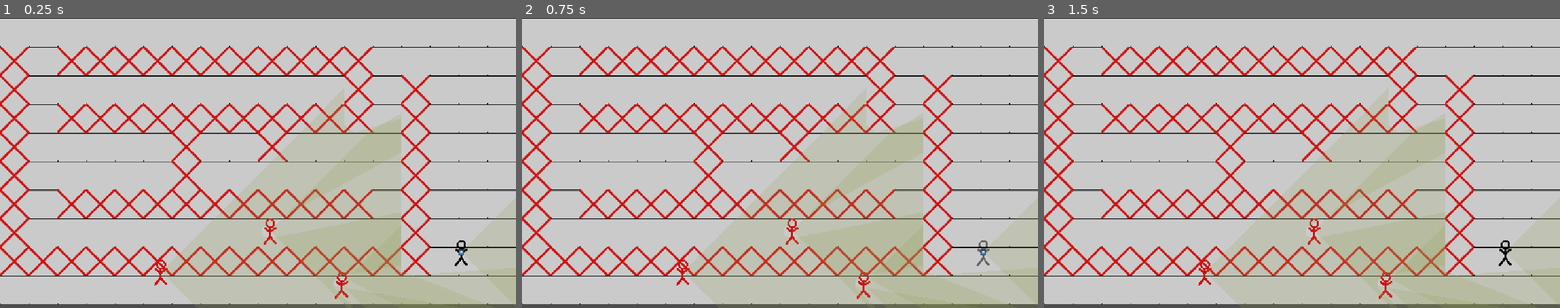
Above: before the commit, frames 1-3 (left to right).
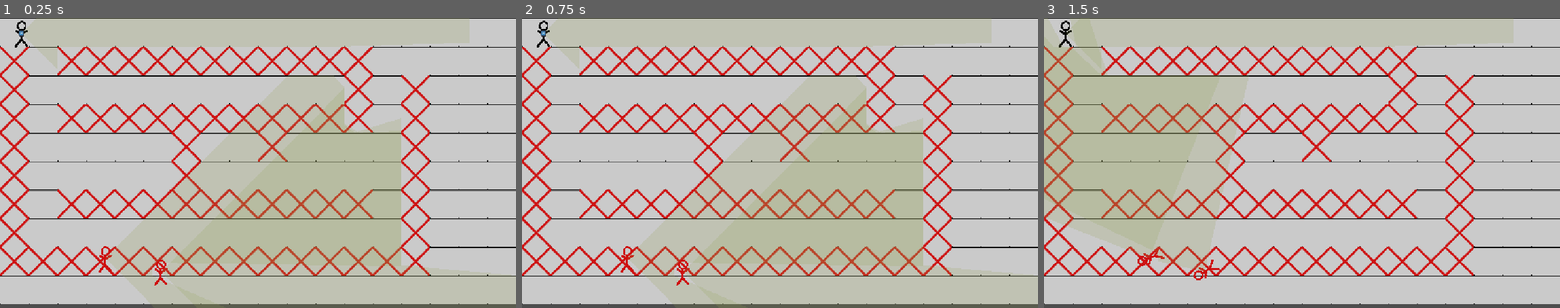
Above: after the commit, the same moments.

Repository: NevenIlincic/Tactical_Move
Game: Godot game, scene res://Scenes/Test_Scene.tscn
Same seed, same stepped clock (60 frames per second), same inputs: the game is played once before the commit and once after it. The engine's default icon, where the game draws it, is replaced by a stand-in: a white triangle on a blue panel in a dark square.
Inputs (mouse positions are in pixels of both pictures, inside the frame that each line leads up to):
- Up to frame 1 (0.25 s): no input
- Up to frame 2 (0.75 s): tap Enter at 0.5 s; move the mouse to (981, 252) at 0.52 s; press the mouse at (981, 252) at 0.53 s
- Up to frame 3 (1.5 s): tap W (reset_look_at_path) at 1.25 s; move the mouse to (1198, 177) at 1.27 s; release the mouse at (1198, 177) at 1.28 s; tap Space (move_confirm) at 1.35 s; click (1198, 177) at 1.42 s

The runs differ from the first frame. In frame 1, 1.9% of the frame differs, in the area x 2-100%, y 0-99%; in frame 2, 1.9%; in frame 3, 27%, in the area x 0-100%, y 0-100%.

Commit message:
[ADD] Player target line on enemy lock

Diff:
--- a/Resources/Weapon_Stats/Pistol_Stats.tres
+++ b/Resources/Weapon_Stats/Pistol_Stats.tres
@@ -5,7 +5,7 @@
 
 [sub_resource type="Resource" id="Resource_mykrp"]
 script = ExtResource("1_eih0w")
-base_value = 2.0
+base_value = 10.0
 metadata/_custom_type_script = "uid://bencr8mnns7ut"
 
 [sub_resource type="Resource" id="Resource_sr62i"]
@@ -30,7 +30,7 @@
 
 [sub_resource type="Resource" id="Resource_8c5ma"]
 script = ExtResource("1_eih0w")
-base_value = 3.0
+base_value = 0.5
 metadata/_custom_type_script = "uid://bencr8mnns7ut"
 
 [resource]
--- a/Scenes/Enemy/Enemy.tscn
+++ b/Scenes/Enemy/Enemy.tscn
@@ -8,7 +8,7 @@
 [sub_resource type="CircleShape2D" id="CircleShape2D_02vxf"]
 radius = 20.0
 
-[node name="Enemy" type="Node2D" unique_id=1440065138 groups=["enemy_node"]]
+[node name="Enemy" type="Node2D" unique_id=1440065138 groups=["enemy_node", "soldier"]]
 script = ExtResource("1_02vxf")
 
 [node name="Enemy_Sprite" type="Sprite2D" parent="." unique_id=1264594983]
@@ -23,7 +23,7 @@
 max_range = 1000.0
 ray_count = 30.0
 
-[node name="Vision_Center_Line" type="Line2D" parent="Vision_Polygon" unique_id=1406944396]
+[node name="Enemy_Target_Line" type="Line2D" parent="Vision_Polygon" unique_id=1406944396]
 visible = false
 show_behind_parent = true
 texture_filter = 1
--- a/Scenes/Player/Player.tscn
+++ b/Scenes/Player/Player.tscn
@@ -11,7 +11,7 @@
 [sub_resource type="RectangleShape2D" id="RectangleShape2D_06txj"]
 size = Vector2(60, 60)
 
-[node name="Player" type="Node2D" unique_id=1108589071 groups=["Player"]]
+[node name="Player" type="Node2D" unique_id=1108589071 groups=["Player", "soldier"]]
 script = ExtResource("1_ft8w5")
 
 [node name="Player_Path_Line" type="Line2D" parent="." unique_id=2110637716]
@@ -35,7 +35,7 @@
 script = ExtResource("4_t26db")
 max_range = 1000.0
 
-[node name="Vision_Center_Line" type="Line2D" parent="Vision_Polygon" unique_id=1477870436]
+[node name="Enemy_Target_Line" type="Line2D" parent="Vision_Polygon" unique_id=1477870436]
 show_behind_parent = true
 texture_filter = 1
 texture_repeat = 2
--- a/Scenes/Test_Scene.tscn
+++ b/Scenes/Test_Scene.tscn
@@ -10,7 +10,6 @@
 [ext_resource type="Script" uid="uid://cubw4ogrqm6po" path="res://Scripts/Weapon/weapon.gd" id="6_mykrp"]
 [ext_resource type="Script" uid="uid://bqnc1ha42r85" path="res://Scripts/Weapon/pistol.gd" id="7_88mxo"]
 [ext_resource type="Resource" uid="uid://ddj6vd6by3aw5" path="res://Resources/Weapon_Stats/Pistol_Stats.tres" id="8_argnq"]
-[ext_resource type="Resource" uid="uid://bqytja2sqng4q" path="res://Resources/Player_Stats/Regular_Soldier_Stats.tres" id="11_ltieu"]
 
 [sub_resource type="TileSetAtlasSource" id="TileSetAtlasSource_10mtb"]
 texture = ExtResource("2_mwjvy")
@@ -76,13 +75,43 @@
 weapon_stats = ExtResource("8_argnq")
 metadata/_custom_type_script = "uid://bqnc1ha42r85"
 
-[sub_resource type="Resource" id="Resource_tq75k"]
+[sub_resource type="Resource" id="Resource_ofkpl"]
 resource_local_to_scene = true
 script = ExtResource("6_ltieu")
 speed = SubResource("Resource_xq73l")
 reaction_time = SubResource("Resource_42oyf")
 max_travel_distance = SubResource("Resource_stuxa")
 HP = SubResource("Resource_8c5ma")
+metadata/_custom_type_script = "uid://cp4iog725gtuq"
+
+[sub_resource type="Resource" id="Resource_grcoo"]
+resource_local_to_scene = true
+script = ExtResource("5_8c5ma")
+base_value = 30.0
+metadata/_custom_type_script = "uid://bencr8mnns7ut"
+
+[sub_resource type="Resource" id="Resource_tq75k"]
+script = ExtResource("5_8c5ma")
+base_value = 1000.0
+metadata/_custom_type_script = "uid://bencr8mnns7ut"
+
+[sub_resource type="Resource" id="Resource_3vrl3"]
+script = ExtResource("5_8c5ma")
+base_value = 0.4
+metadata/_custom_type_script = "uid://bencr8mnns7ut"
+
+[sub_resource type="Resource" id="Resource_6uspl"]
+script = ExtResource("5_8c5ma")
+base_value = 250.0
+metadata/_custom_type_script = "uid://bencr8mnns7ut"
+
+[sub_resource type="Resource" id="Resource_513u8"]
+resource_local_to_scene = true
+script = ExtResource("6_ltieu")
+speed = SubResource("Resource_6uspl")
+reaction_time = SubResource("Resource_3vrl3")
+max_travel_distance = SubResource("Resource_tq75k")
+HP = SubResource("Resource_grcoo")
 metadata/_custom_type_script = "uid://cp4iog725gtuq"
 
 [node name="Node2D" type="Node2D" unique_id=1609049363 groups=["Level"]]
@@ -115,20 +144,16 @@
 shape = SubResource("RectangleShape2D_fhwqp")
 
 [node name="Player" parent="." unique_id=1108589071 instance=ExtResource("4_10mtb")]
-position = Vector2(1030, 523)
+position = Vector2(48, 34)
 current_engagement_rule = 4
 soldier_stats = SubResource("Resource_ltieu")
 weapons = Array[ExtResource("6_mykrp")]([SubResource("Resource_yn6en")])
 
 [node name="Enemy3" parent="." unique_id=2042909401 instance=ExtResource("5_svcn8")]
-position = Vector2(763, 595)
+position = Vector2(235, 537)
 HP = 20.0
-soldier_stats = SubResource("Resource_tq75k")
-
-[node name="Enemy" parent="." unique_id=1440065138 instance=ExtResource("5_svcn8")]
-position = Vector2(603, 475)
-soldier_stats = ExtResource("11_ltieu")
+soldier_stats = SubResource("Resource_ofkpl")
 
 [node name="Enemy2" parent="." unique_id=2085944523 instance=ExtResource("5_svcn8")]
 position = Vector2(359, 567)
-soldier_stats = ExtResource("11_ltieu")
+soldier_stats = SubResource("Resource_513u8")
--- a/Scenes/test_scene.gd
+++ b/Scenes/test_scene.gd
@@ -19,11 +19,11 @@
 	for player in get_tree().get_nodes_in_group("Player"):
 		if player is Player:
 			players[player] = true
-	for enemy in get_tree().get_nodes_in_group("enemy_node"):
-		if enemy is Enemy:
-			enemies[enemy] = true
+	#for enemy in get_tree().get_nodes_in_group("enemy_node"):
+		#if enemy is Enemy:
+			#enemies[enemy] = true
 
-	Signals.get_alive_enemies.emit(enemies)
+	#Signals.get_alive_enemies.emit(enemies)
 	setup_grid()
 	connect_to_signals()
 	current_state = PlayerSetMoveState.new([self])
@@ -36,6 +36,12 @@
 
 func get_alive_enemies() -> Dictionary:
 	return enemies
+
+func get_alive_soldiers() -> Dictionary:
+	var alive_soldiers: Dictionary = {}
+	for soldier in get_tree().get_nodes_in_group("soldier"):
+		alive_soldiers[soldier] = true
+	return alive_soldiers
 
 func set_level_state(new_state: State):
 	if current_state:
--- a/Scripts/Managers/vision_manager.gd
+++ b/Scripts/Managers/vision_manager.gd
@@ -46,7 +46,7 @@
 		if not current_frame_visible_enemies.has(enemy):
 			for player in last_frame_visible_enemies[enemy]:
 				if last_frame_visible_enemies[enemy][player] >= 10:
-					if enemy: #Provera da nije ubijen!
+					if enemy and player: #Provera da nije ubijen!
 						Signals.hide_enemy.emit(enemy, player)
 					players_to_remove_from_enemy.append(player)
 
@@ -57,8 +57,9 @@
 			for player in last_frame_visible_enemies[enemy]:
 				if not current_frame_visible_enemies[enemy].has(player):
 					if last_frame_visible_enemies[enemy][player] >= 10:
-						Signals.hide_enemy.emit(enemy, player)
-						players_to_remove_from_enemy.append(player)
+						if enemy and player:
+							Signals.hide_enemy.emit(enemy, player)
+							players_to_remove_from_enemy.append(player)
 					else:
 						last_frame_visible_enemies[enemy][player] += 1
 
--- a/Scripts/Patterns/State/Level_State/action_state.gd
+++ b/Scripts/Patterns/State/Level_State/action_state.gd
@@ -3,21 +3,18 @@
 var level: Level
 var vision_manager: VisionManager
 
-var alive_enemies: Dictionary
 var initial_num_alive_enemies: int
 var num_finished_moves: int
-var alive_players: Dictionary
+var alive_soldiers: Dictionary
 
 func _init(data: Array):
 	level = data[0]
-	alive_players = level.get_alive_players()
-	initial_num_alive_enemies = len(alive_players)
+	alive_soldiers = level.get_alive_soldiers()
 	num_finished_moves = 0
 
-	alive_enemies = level.get_alive_enemies()
 	vision_manager = VisionManager.new()
 
-	for player: Player in alive_players.keys():
+	for player: Soldier in alive_soldiers.keys():
 		player.do_actions()
 
 func _unhandled_input(event: InputEvent):
@@ -26,10 +23,20 @@
 func _physics_process(delta: float) -> void:
 	vision_manager.handle_enemy_visibility(delta)
 	var all_players_finished_moves: bool = true
-	for player: Player in alive_players.keys():
+
+	check_for_deletion()
+
+	for player: Soldier in alive_soldiers.keys():
 		player.do_while_action(delta)
+		#if len(alive_soldiers) == 1:
+			#print(player.is_soldier_walking(), " ", player.has_enemies_in_sight())
 		if not player.is_in_finished_state():
 			all_players_finished_moves = false
 
 	if all_players_finished_moves:
 		level.set_level_state(PlayerSetMoveState.new([level]))
+
+func check_for_deletion():
+	for player in alive_soldiers.keys():
+		if not is_instance_valid(player) or player.is_queued_for_deletion():
+			alive_soldiers.erase(player)
--- a/Scripts/Patterns/State/Weapon_State/weapon_reloading_state.gd
+++ b/Scripts/Patterns/State/Weapon_State/weapon_reloading_state.gd
@@ -16,5 +16,4 @@
 func on_reload_finished():
 	if not current_weapon.weapon_state is WeaponShootState:
 		current_weapon.weapon_stats.current_ammo.base_value = current_weapon.weapon_stats.max_ammo_capacity.get_value()
-		print("RELOAD FINISHED! ", current_weapon.weapon_stats.current_ammo.get_value())
 		current_weapon.change_weapon_state(WeaponShootState.new())
--- a/Scripts/Patterns/State/Weapon_State/weapon_shooting_state.gd
+++ b/Scripts/Patterns/State/Weapon_State/weapon_shooting_state.gd
@@ -30,7 +30,6 @@
 
 #HAS TO BE OVERRIDEN!
 func on_target_killed(enemy_killed: Soldier, killed_by: Soldier):
-	print("UBIJEN")
 	Signals.enemy_soldier_killed.emit(enemy_killed, killed_by)
 	#killed_by.on_enemy_soldier_killed(enemy_killed, killed_by)
 	#Signals.enemy_killed.emit(current_weapon.enemy_to_shoot, current_weapon.weapon_owner)
--- a/Scripts/Patterns/Strategy/Engagement_Strategy/move_shoot_following_Strategy.gd
+++ b/Scripts/Patterns/Strategy/Engagement_Strategy/move_shoot_following_Strategy.gd
@@ -7,6 +7,7 @@
 	player.follow_enemy_with_rotation = true
 	if player.rotation_tween and player.rotation_tween.is_valid():
 		player.rotation_tween.kill()
+		print(player.rotation_tween)
 	if not (player.current_weapon.weapon_state is WeaponReloadState
 	or player.current_weapon.weapon_state is WeaponShootState):
 		player.current_weapon.change_weapon_state(WeaponShootState.new())
--- a/Scripts/Soldier/Enemy/enemy.gd
+++ b/Scripts/Soldier/Enemy/enemy.gd
@@ -26,8 +26,11 @@
 	#var tween = create_tween()
 	#tween.tween_property(self, "global_position", Vector2(20,20), 40)
 
-func do_while_action():
+func do_while_action(delta: float):
 	check_enemy_looking_at()
+
+func do_actions():
+	pass
 
 func check_enemy_looking_at():
 	if enemy_to_shoot:
--- a/Scripts/Soldier/Player/player.gd
+++ b/Scripts/Soldier/Player/player.gd
@@ -143,8 +143,8 @@
 	else:
 		tween.kill()
 func do_movement(tween: Tween):
-	var current_position = global_position
 	if len(player_path) > 1:
+		var current_position = global_position
 		for target_position in player_path:
 			var distance = current_position.distance_to(target_position)
 			var duration = distance / soldier_stats.speed.get_value()
@@ -176,13 +176,12 @@
 		await move_tween.finished
 	if rotation_tween and rotation_tween.is_valid():
 		await rotation_tween.finished
+	is_walking = false
 
 func _on_actions_finished():
-	is_walking = false
 	player_path.clear()
 	point_to_look = null
 	player_path.append(global_position)
-	UpgradeManager.remove_moving_penalty(self)
 
 
 func _on_selection_area_input_event(viewport: Node, event: InputEvent, shape_idx: int) -> void:
--- a/Scripts/Soldier/soldier.gd
+++ b/Scripts/Soldier/soldier.gd
@@ -35,6 +35,7 @@
 
 func _physics_process(delta: float) -> void:
 	vision_polygon.update_vision()
+	#print(is_walking, " ", has_enemies_in_sight())
 
 func _on_enemy_soldier_killed(enemy_killed: Soldier, killed_by: Soldier):
 	if enemies_in_sight.has(enemy_killed):
@@ -108,3 +109,6 @@
 
 func _on_enemy_lost_extra(enemy: Soldier):
 	pass
+
+func do_while_action(delta: float):
+	pass
--- a/Scripts/Soldier/soldier_vision.gd
+++ b/Scripts/Soldier/soldier_vision.gd
@@ -1,8 +1,7 @@
 class_name SoldierVision extends Polygon2D
 
-@onready var vision_center_line: Line2D = $Vision_Center_Line
 @onready var collision_polygon_2d: CollisionPolygon2D = $Vision_Area/CollisionPolygon2D
-
+@onready var enemy_target_line: Line2D = $Enemy_Target_Line
 
 @export var max_range: float = 300.0
 @export var fov_degrees: float = 90.0
@@ -14,7 +13,10 @@
 var rays: Array[RayCast2D] = []
 var facing_angle: float = 0.0
 
+
 func _ready() -> void:
+	enemy_target_line.add_point(Vector2.ZERO)
+
 	setup_vision_rays()
 	level = get_tree().get_first_node_in_group("Level")
 
@@ -33,6 +35,7 @@
 		rays.append(ray)
 
 func update_vision():
+	var enemy_position: Vector2
 	var half_fov = deg_to_rad(fov_degrees / 2.0)
 	var raw_points: Array[Vector2] = [Vector2.ZERO]
 	var points = PackedVector2Array(raw_points)
@@ -56,17 +59,14 @@
 					if not currently_visible_enemies.has(hit_object):
 						currently_visible_enemies[hit_object] = true
 						Signals.report_enemy_seen.emit(hit_object, get_parent())
+						if not enemy_position and hit_object == get_parent().enemy_to_shoot:
+							enemy_position = current_point
 		else:
 			current_point = ray.target_position
 
 		points.append(current_point)
 		if raw_points.back().distance_to(current_point) > 0.5:
 			raw_points.append(current_point)
-		if i == rays.size() / 2:
-			if vision_center_line.get_point_count() > 1:
-				vision_center_line.set_point_position(1, current_point)
-			else:
-				vision_center_line.add_point(current_point)
 
 	if points.size() > 3:
 		var triangles = Geometry2D.triangulate_polygon(points)
@@ -76,8 +76,16 @@
 		else:
 			pass
 
+	if enemy_target_line.get_point_count() == 1:
+		enemy_target_line.add_point(enemy_position)
+	else:
+		enemy_target_line.set_point_position(1, enemy_position)
+
 func check_is_enemy_soldier_hit(current_soldier: Soldier, hit_soldier: Soldier):
 	return current_soldier.get_script() != hit_soldier.get_script()
 	#if hit_soldier and hit_soldier is Enemy:
 		#if not currently_visible_enemies.has(hit_soldier):
 			#currently_visible_enemies[hit_soldier] = true
+
+func reset_target_line():
+	enemy_target_line.remove_point(-1)
